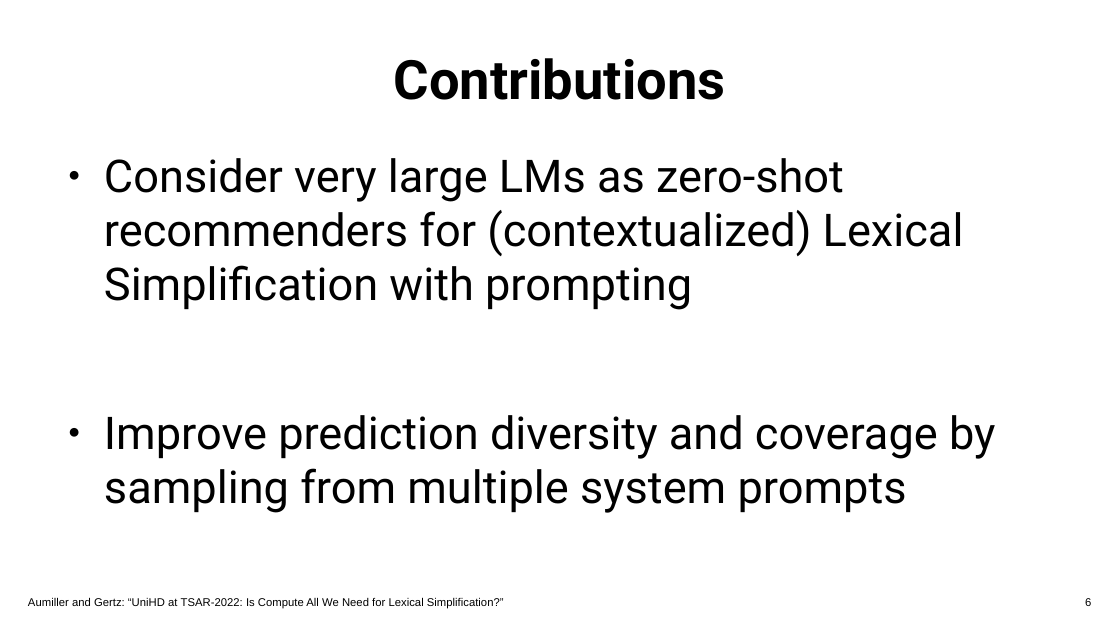
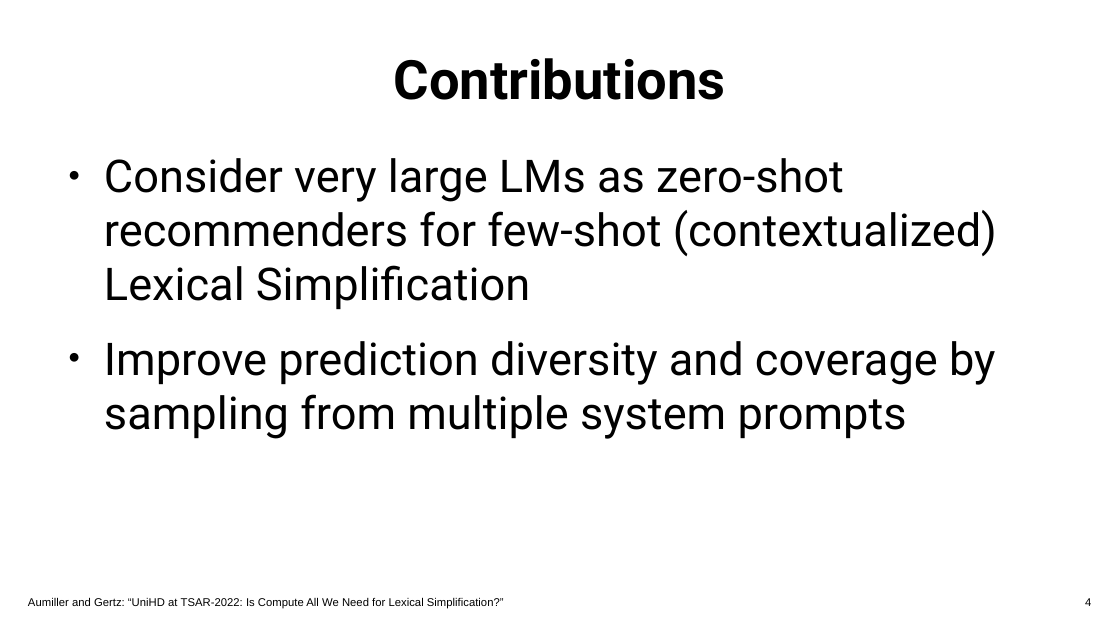
Before and after one commit to dennlinger/TSAR-2022-Shared-Task, a slide deck: slide 4 of presentation/uniHD_tsar.pptx (slide 6 before the commit). Drawn at 1120x630 pixels with LibreOffice and Linux fonts; fonts in the diff are those of the drawing; background and template pictures are left out. Boxes give left, top, right and bottom in pixels: in the first picture for what was removed or moved away, otherwise in the second. Text is boxed around its words. In the diff, an @@ line names an element or a change of style, - is before the commit and + after.

```diff
--- a/presentation/uniHD_tsar.pptx
+++ b/presentation/uniHD_tsar.pptx
@@ text at <box>104,158,997,310</box>: text changed @@
-● Consider very large LMs as zero-shot recommenders for (contextualized) Lexical Simplification with prompting
+● Consider very large LMs as zero-shot recommenders for few-shot (contextualized) Lexical Simplification
@@ page number at <box>1085,598,1091,606</box>: text changed @@
-6
+4
```
Also in this commit, not shown: 6 other slides changed, 15 slides added, 17 slides removed, 16 other files.
